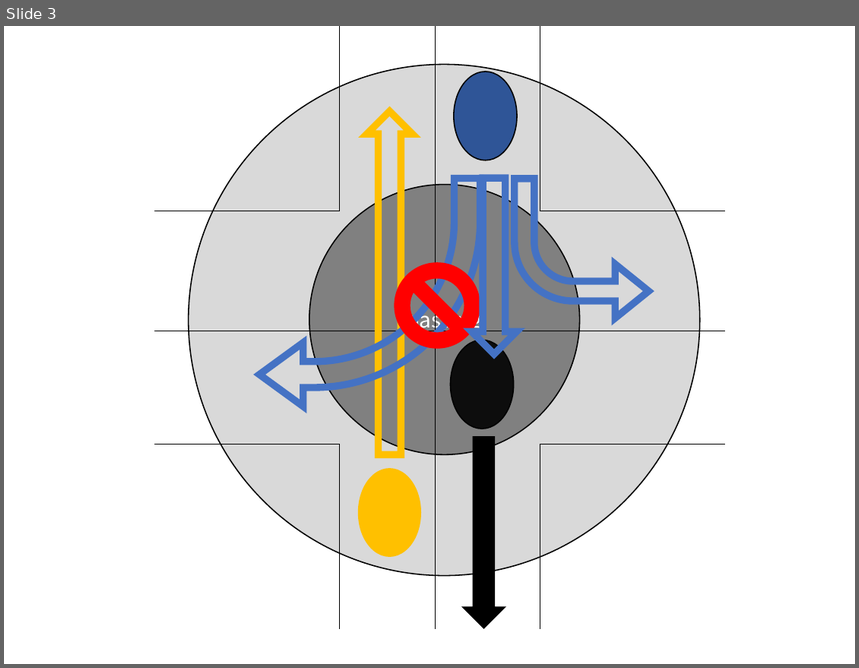
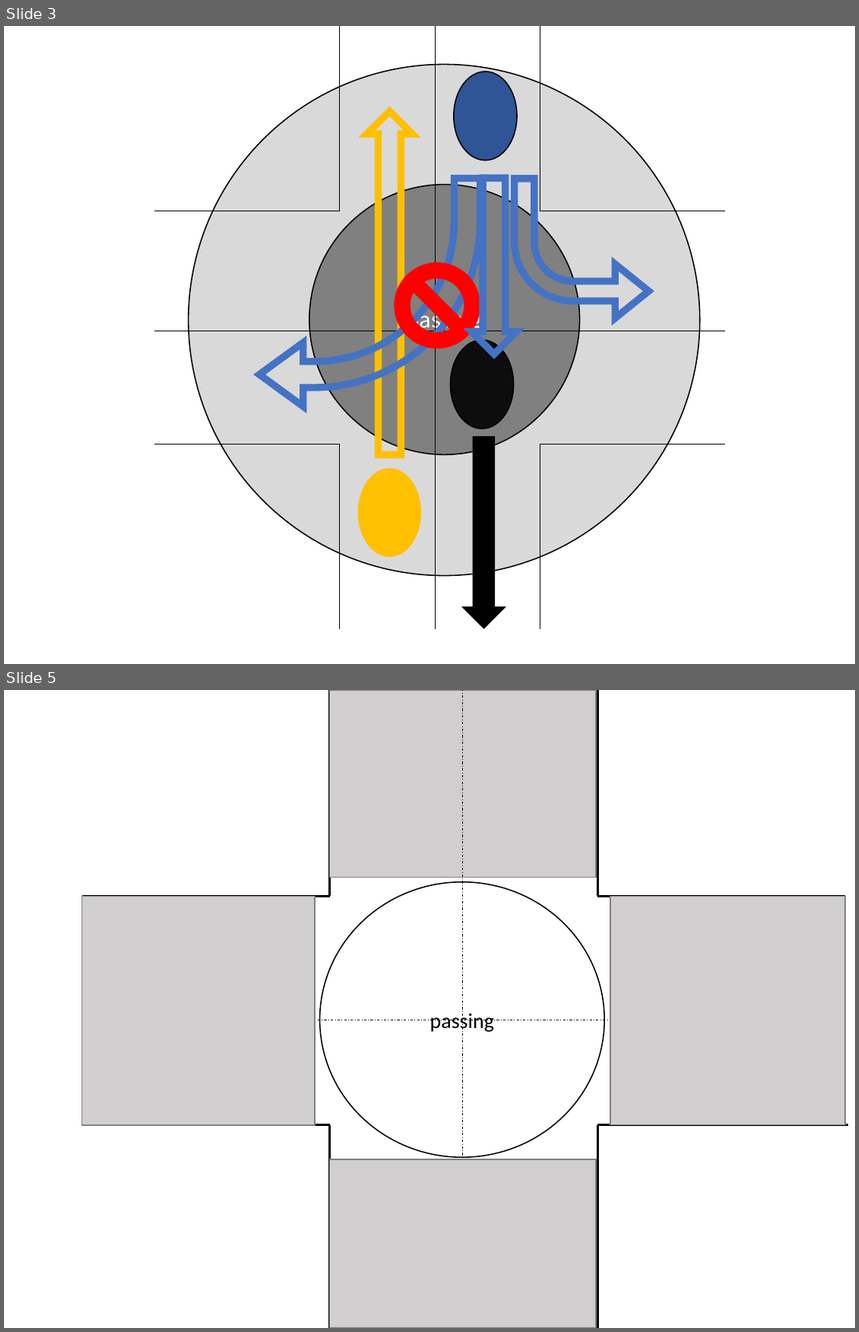
Before and after one commit to Sahara62/SSI2019, a slide deck: model.pptx. Shown one above the other, each under a label of ours: slide 3 before the commit, slides 3 and 5 after it; the slides between them are not shown. The pictures are 859x668 and 859x1332 pixels, drawn with LibreOffice and Linux fonts; fonts in the diff are those of the drawing. Boxes give left, top, right and bottom in pixels: in the first picture for what was removed or moved away, otherwise in the second. Text is boxed around its words. In the diff, an @@ line names an element or a change of style, - is before the commit and + after.

```diff
--- a/model.pptx
+++ b/model.pptx
@@ slide 5 added at [4,690,855,1328], background #FFFFFF @@
@@ line added from (330, 690) to (330, 896), #000000 2 pt @@
@@ rectangle added at [330,690,597,877], fill #D0CECE, outline #808080 1 pt @@
@@ line added from (462, 1315) to (462, 690), #000000 0.5 pt dashed @@
@@ line added from (598, 690) to (598, 896), #000000 2 pt @@
@@ ellipse added at [320,882,605,1158], fill #FFFFFF, outline #000000 1 pt, 18 pt, text #000000 @@
+passing
@@ rectangle added at [82,897,315,1125], fill #D0CECE, outline #808080 1 pt @@
@@ line added from (330, 896) to (82, 896), #000000 2 pt @@
@@ line added from (846, 896) to (598, 896), #000000 2 pt @@
@@ rectangle added at [610,897,845,1125], fill #D0CECE, outline #808080 1 pt @@
@@ line added from (91, 1021) to (846, 1021), #000000 0.5 pt dashed @@
@@ line added from (330, 1125) to (82, 1125), #000000 2 pt @@
@@ line added from (330, 1125) to (330, 1328), #000000 2 pt @@
@@ line added from (598, 1125) to (598, 1328), #000000 2 pt @@
@@ line added from (848, 1125) to (598, 1125), #000000 2 pt @@
@@ rectangle added at [330,1160,597,1328], fill #D0CECE, outline #808080 1 pt @@
```
Also in this commit, not shown: 1 slide changed, 2 other slides added, 1 other file.
